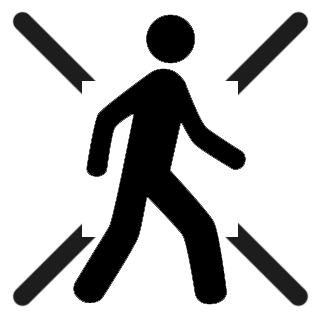
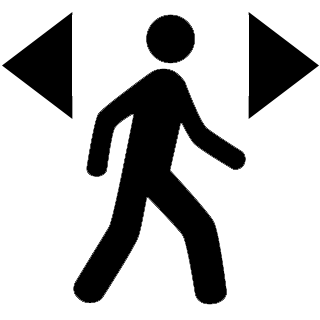
Layered file, before and after one edit (320x320). Changes by layer:
added layer "Move" above "Move 3" over [2, 12, 319, 119]
hid "Layer 1 copy 2" over [12, 11, 309, 307]
